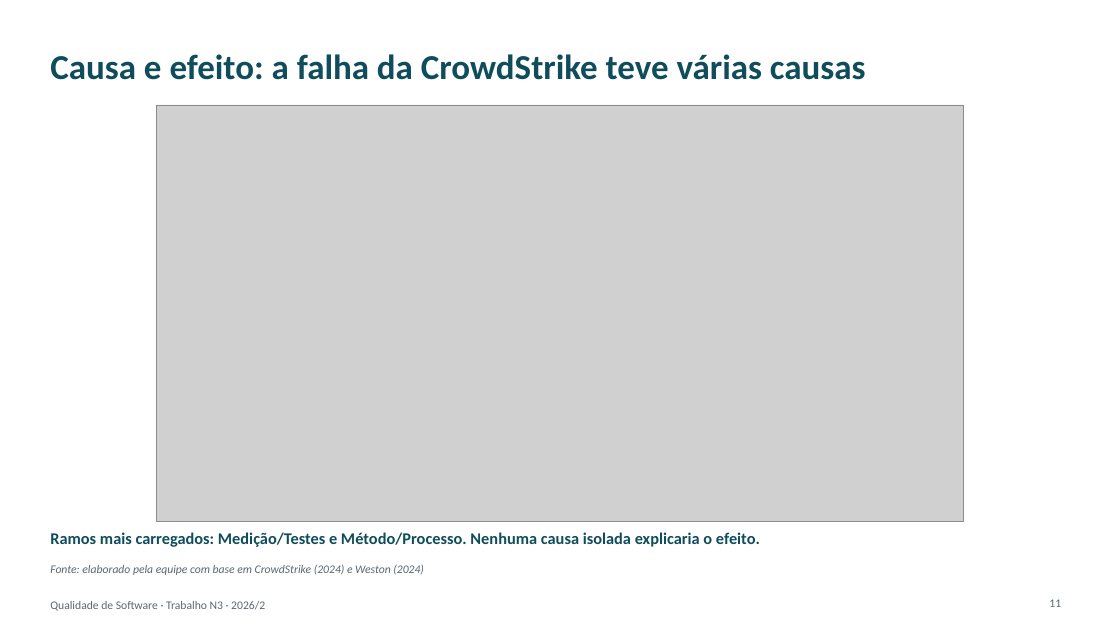
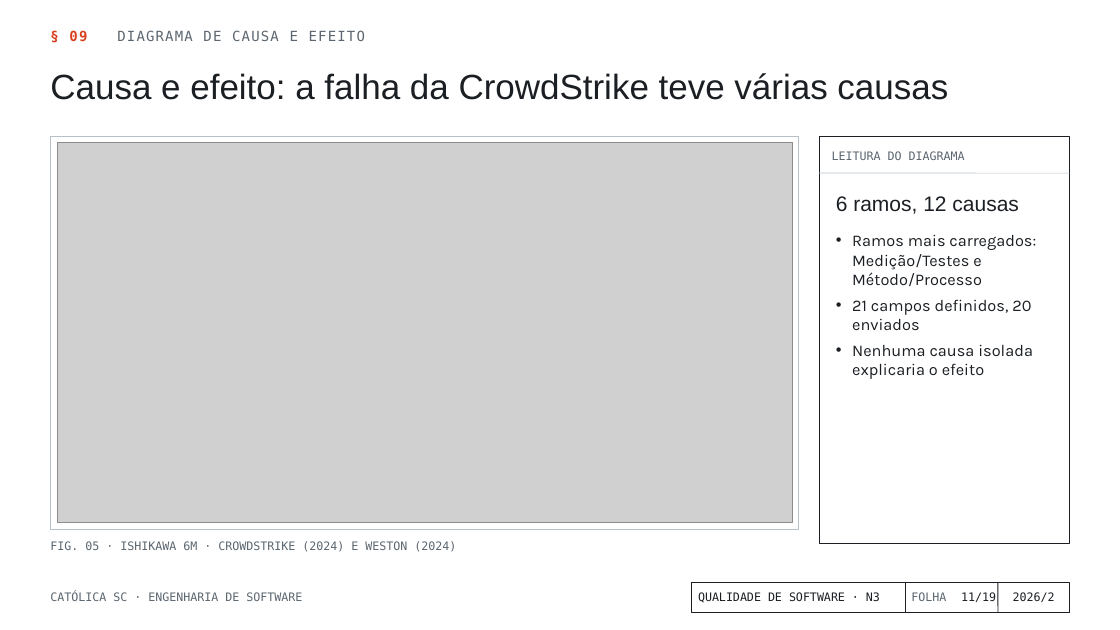
Before and after one commit to geison-melo/software-engineering, a slide deck: slide 11 of 5-semestre/qualidade-de-software/Trabalho N3/Apresentação N3 - Ferramentas da Qualidade.pptx. Drawn at 1120x630 pixels with LibreOffice and Linux fonts; fonts in the diff are those of the drawing; grey boxes stand for pictures; background and template pictures are left out. Boxes give left, top, right and bottom in pixels: in the first picture for what was removed or moved away, otherwise in the second. Text is boxed around its words. In the diff, an @@ line names an element or a change of style, - is before the commit and + after.

Commit message:
feat: novo visual da apresentação no estilo folha de inspeção de engenharia

```diff
--- a/5-semestre/qualidade-de-software/Trabalho N3/Apresentação N3 - Ferramentas da Qualidade.pptx
+++ b/5-semestre/qualidade-de-software/Trabalho N3/Apresentação N3 - Ferramentas da Qualidade.pptx
@@ title "Causa e efeito: a falha ..." moved from (x1=50, y1=54, x2=866, y2=80) to (x1=50, y1=73, x2=948, y2=100) @@
@@ title "Causa e efeito: a falha ..." at (x1=50, y1=73, x2=948, y2=100): font Calibri to Arial, text colour #0F4C5C to #1B1F23, bold off @@
@@ text added at (x1=69, y1=30, x2=365, y2=42), 12 pt, text #5C6670 @@
+§ 09 DIAGRAMA DE CAUSA E EFEITO
@@ rectangle added at (x1=50, y1=136, x2=799, y2=529), fill #FFFFFF, outline #B9C1C8 0.75 pt @@
@@ picture resized from (x1=157, y1=105, x2=964, y2=522) to (x1=57, y1=143, x2=792, y2=523) @@
@@ rectangle added at (x1=819, y1=136, x2=1070, y2=544), fill #FFFFFF, outline #1B1F23 0.75 pt @@
@@ line added from (819, 173) to (1070, 173), #B9C1C8 0.5 pt @@
@@ text added at (x1=832, y1=151, x2=965, y2=160), 10 pt, text #5C6670 @@
+LEITURA DO DIAGRAMA
@@ text added at (x1=836, y1=196, x2=1018, y2=214), 18 pt, text #1B1F23 @@
+6 ramos, 12 causas
@@ text "Ramos mais carregados: Medição/Testes e ..." at (x1=852, y1=235, x2=1036, y2=379): vertical alignment middle to top @@
@@ text at (x1=852, y1=235, x2=1036, y2=379): text changed; font Calibri to Karla; text colour #0F4C5C to #1B1F23; bold off @@
-Ramos mais carregados: Medição/Testes e Método/Processo. Nenhuma causa isolada explicaria o efeito.
+• Ramos mais carregados: Medição/Testes e Método/Processo
+• 21 campos definidos, 20 enviados
+• Nenhuma causa isolada explicaria o efeito
@@ text at (x1=50, y1=541, x2=456, y2=552): text changed; font Calibri to DejaVu Sans Mono; text colour #5B6770 to #5C6670; italic off @@
-Fonte: elaborado pela equipe com base em CrowdStrike (2024) e Weston (2024)
+FIG. 05 · ISHIKAWA 6M · CROWDSTRIKE (2024) E WESTON (2024)
@@ text added at (x1=50, y1=592, x2=302, y2=601), 10 pt, text #5C6670 @@
+CATÓLICA SC · ENGENHARIA DE SOFTWARE
@@ rectangle added at (x1=691, y1=582, x2=1070, y2=613), fill #FFFFFF, outline #1B1F23 0.75 pt @@
@@ text at (x1=698, y1=592, x2=880, y2=603): text changed; font Calibri to DejaVu Sans Mono; text colour #5B6770 to #1B1F23 @@
-Qualidade de Software · Trabalho N3 · 2026/2
+QUALIDADE DE SOFTWARE · N3
@@ line added from (906, 582) to (906, 613), #1B1F23 0.75 pt @@
@@ text added at (x1=911, y1=592, x2=946, y2=601), 10 pt, text #5C6670 @@
+FOLHA
@@ page number moved from (x1=1049, y1=599, x2=1061, y2=607) to (x1=961, y1=592, x2=975, y2=601) @@
@@ page number at (x1=961, y1=592, x2=975, y2=601): font Calibri to DejaVu Sans Mono, text colour #5B6770 to #1B1F23; vertical alignment top to middle @@
@@ text added at (x1=975, y1=592, x2=996, y2=602), 10 pt, text #1B1F23 @@
+/19
@@ line added from (998, 582) to (998, 613), #1B1F23 0.75 pt @@
@@ text added at (x1=1013, y1=592, x2=1055, y2=602), 10 pt, text #1B1F23 @@
+2026/2
```
Also in this commit, not shown: 18 other slides changed, 10 other files.
